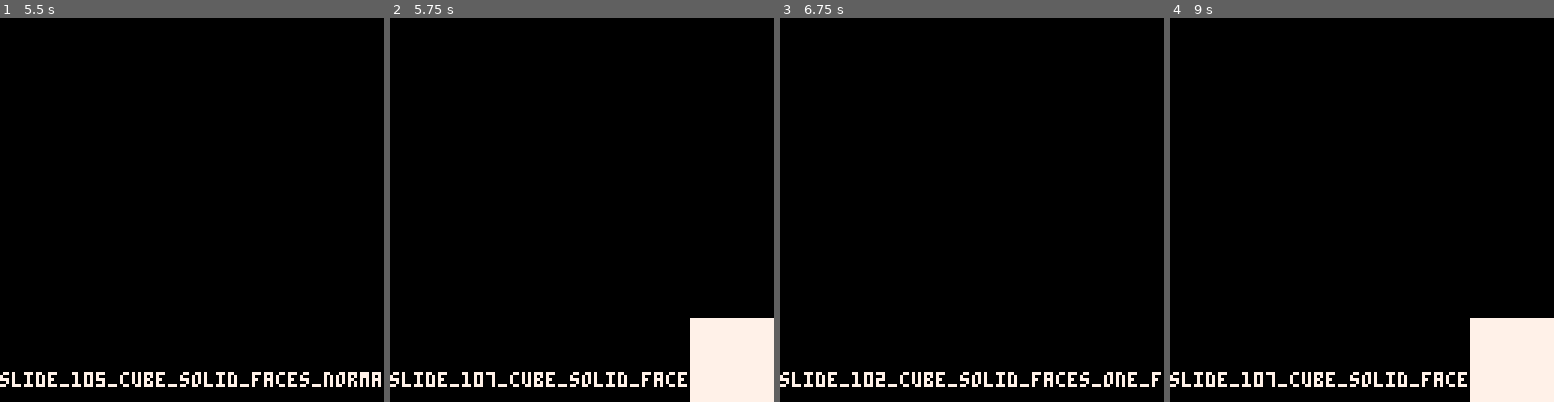
Above: before the commit, frames 1-4 (left to right).
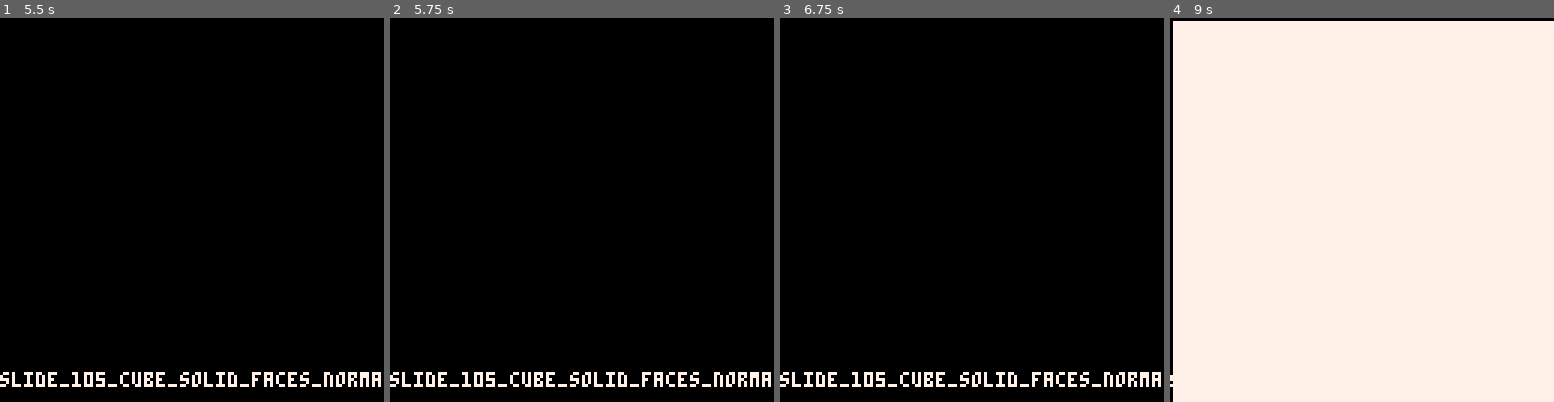
Above: after the commit, the same moments.

Repository: MiniMechMedia/pico8-games
Game: PICO-8 cartridge carts/graphics-with-pico8/game-template.p8
The game is run twice, just before and just after one commit, with the same random seed, the same clock (stepped at 60 frames per second) and the same inputs.
Inputs:
- Up to frame 1 (5.5 s): hold Right 2.33-3.33 s; hold Right 3.38-4.22 s; hold Right from 4.72 s (still down)
- Up to frame 2 (5.75 s): release Right at 5.72 s
- Up to frame 3 (6.75 s): hold Left from 6.15 s (still down)
- Up to frame 4 (9 s): release Left at 6.98 s; hold Right 7.03-8.03 s; hold Right 8.08-8.92 s

Frame 1 is identical in both runs. In frame 2, 4.4% of the frame differs, in the area x 25-100%, y 78-100%; in frame 3, 0.2%; in frame 4, 92%, in the area x 0-100%, y 0-100%.

Commit message:
ok why isn't it working???:

Diff:
--- /dev/null
+++ b/carts/graphics-with-pico8/polygon-example.p8
@@ -0,0 +1,406 @@
+pico-8 cartridge // http://www.pico-8.com
+version 41
+__lua__
+--base
+
+gs = nil
+
+dirs = {
+	left = 0,
+	right = 1,
+	up = 2,
+	down = 3,
+	z = 4,
+	x = 5
+}
+
+gameOverWin = 'win'
+gameOverLose = 'lose'
+
+function subinit()
+
+end
+
+function _init()
+	gs = {
+		isGameOver = false,
+		isDrawGameOver = false,
+		restartGameDelay = 1,
+		shouldDelayRestart = function(self)
+			if self.endTime == nil then
+				return false
+			end
+
+			return time() - self.endTime <= self.restartGameDelay
+		end,
+		gameOverState = nil,
+		startTime = time(),
+		endTime = nil,
+		currentAnimation = nil
+	}
+
+	subinit()
+end
+
+function rndrange(_min, _max)
+	local diff = _max - _min
+	return _min + diff * rnd()
+end
+
+metaTable = {
+	__add = function(v1, v2)
+		return vec2(v1.x + v2.x, v1.y + v2.y)
+	end,
+	__sub = function(v1, v2)
+		return vec2(v1.x - v2.x, v1.y - v2.y)
+	end,
+	__mul = function(s, v)
+		if type(s) == 'table' then
+			s,v = v,s
+		end
+
+		return vec2(s * v.x, s * v.y)
+	end,
+	__div = function(v, s)
+		return vec2(v.x / s, v.y / s)
+	end,
+	__eq = function(v1, v2)
+		return v1.x == v2.x and v1.y == v2.y
+	end
+}
+
+function vec2fromAngle(ang)
+	return vec2(cos(ang), sin(ang))
+end
+
+function vecFromDir(dir)
+	if dir == dirs.left then
+		return vec2(-1, 0)
+	elseif dir == dirs.right then
+		return vec2(1, 0)
+	elseif dir == dirs.up then
+		return vec2(0, -1)
+	elseif dir == dirs.down then
+		return vec2(0, 1)
+	else
+		assert(false)
+	end
+end
+
+function modInc(x, mod)
+	return (x + 1) % mod
+end
+
+function modDec(x, mod)
+	return (x - 1) % mod
+end
+
+function vec2(x, y)
+	local ret = {
+		x = x,
+		y = y,
+		norm = function(self)
+			return vec2fromAngle(atan2(self.x, self.y))
+		end,
+		squareDist = function(self, other)
+			return max(abs(self.x - other.x), abs(self.y - other.y))
+		end,
+		taxiDist = function(self, other)
+			return abs(self.x - other.x) + abs(self.y - other.y)
+		end,
+		-- Beware of using this on vectors that are more than 128 away
+		eucDist = function(self, other)
+			local dx = self.x - other.x
+			local dy = self.y - other.y
+			-- return sqrt(dx * dx + dy * dy)
+			return approx_magnitude(dx, dy)
+		end,
+		isWithin = function(self, other, value)
+			return self:taxiDist(other) <= value and
+				self:eucDist(other) <= value
+		end,
+		isOnScreen = function(self, extra)
+			if extra == nil then extra = 0 end
+
+			return extra <= self.x and self.x <= 128 - extra
+				and extra <= self.y and self.y <= 128 - extra
+		end,
+		length = function(self)
+			return self:eucDist(vec2(0, 0))
+		end,
+		angle = function(self)
+			return atan2(self.x, self.y)
+		end
+	}
+
+	setmetatable(ret, metaTable)
+
+	return ret
+end
+
+
+function hasAnimation()
+	return gs.currentAnimation != nil and costatus(gs.currentAnimation) != 'dead'
+end
+
+function acceptInput()
+
+end
+
+function _update()
+	if gs.isGameOver then
+		if gs.endTime == nil then
+			gs.endTime = t()
+		end
+		-- Restart
+		if not gs:shouldDelayRestart() then
+			if btnp(dirs.x) then
+				_init()
+			end
+		end
+		return
+	end
+
+	if hasAnimation() then
+		local active, exception = coresume(gs.currentAnimation)
+		if exception then
+			stop(trace(gs.currentAnimation, exception))
+		end
+
+		return
+	end
+
+	acceptInput()
+
+end
+
+function drawGameOverWin()
+
+end
+
+function drawGameOverLose()
+	color(7)
+	if not gs:shouldDelayRestart() then
+		print('\n press ❎ to play again')
+	end
+end
+function subdraw()
+
+end
+
+function _draw()
+	-- cls(0)
+	if gs.isGameOver then
+		if gs.isDrawGameOver then
+			if gs.gameOverState == gameOverWin then
+				drawGameOverWin()
+			else
+				drawGameOverLose()
+			end
+			return
+		else
+			gs.isDrawGameOver = true
+		end
+	end
+
+	-- Draw
+	subdraw()
+end
+-->8
+--cube rasterize
+
+function vec3(x,y,z)
+    return {
+        x=x,y=y,z=z
+    }
+end
+
+function polygon(vertex_list)
+    return {
+        vertex_list = vertex_list
+    }
+end
+
+function dot(u, v)
+    return u.x*v.x + u.y*v.y
+end
+
+function world_to_screen(world)
+    return {
+        x=world.x*32+64,
+        y=world.y*32+64
+    }
+end
+
+-- Assuming vec2
+function point_in_polygon(vertex_list, point)
+    local num_vertices = #vertex_list
+    for i=1, num_vertices do
+        local a = world_to_screen(vertex_list[i])
+        local b = world_to_screen(vertex_list[(i % num_vertices) + 1])
+
+        local edge_x, edge_y = b.x - a.x, b.y - a.y
+        local normal_x, normal_y = edge_y, -edge_x
+        local point_x, point_y = point.x - a.x, point.y - a.y
+        -- print(normal_x)
+        -- local dotProduct = dot(normalVector, pointVector)
+        local dot = normal_x * point_x + normal_y * point_y
+        -- print(dot)
+        if dot < 0 then
+            return false -- Point is outside the polygon
+        end
+    end
+    return true -- Point is inside the polygon
+end
+
+local cubeFaces = {
+    polygon({vec3(-1,-1,-1), vec3(-1,1,-1), vec3(1,1,-1), vec3(1,-1,-1)}),
+    polygon({vec3(-1,-1,-1), vec3(-1,1,-1), vec3(1,1,-1), vec3(1,-1,-1)}),
+    polygon({vec3(-1,-1,-1), vec3(-1,1,-1), vec3(1,1,-1), vec3(1,-1,-1)}),
+    polygon({vec3(-1,-1,-1), vec3(-1,1,-1), vec3(1,1,-1), vec3(1,-1,-1)}),
+    polygon({vec3(-1,-1,-1), vec3(-1,1,-1), vec3(1,1,-1), vec3(1,-1,-1)}),
+    polygon({vec3(-1,-1,-1), vec3(-1,1,-1), vec3(1,1,-1), vec3(1,-1,-1)}),
+    -- {x = 0, y = 0, z = 0}, -- Vertex 0
+    -- {x = 1, y = 0, z = 0}, -- Vertex 1
+    -- {x = 1, y = 0, z = 1}, -- Vertex 3, revisiting through the cube
+    -- {x = 1, y = 0, z = 0}, -- Vertex 1, backtrack
+    -- {x = 1, y = 1, z = 0}, -- Vertex 5, moving up
+    -- {x = 1, y = 1, z = 1}, -- Vertex 7, across the top
+    -- {x = 0, y = 1, z = 1}, -- Vertex 6, completing top face traversal
+    -- {x = 0, y = 0, z = 1}, -- Vertex 2, moving down
+    -- {x = 1, y = 0, z = 1}, -- Vertex 3, completing bottom face traversal
+    -- {x = 1, y = 1, z = 1}, -- Vertex 7, diagonally across the cube
+    -- {x = 1, y = 1, z = 0}, -- Vertex 5, backtrack on the top face
+    -- {x = 0, y = 1, z = 0}, -- Vertex 4, completing top face traversal
+    -- {x = 0, y = 0, z = 0}, -- Vertex 0, moving down
+}
+
+function fillPolygon(polygon)
+    for v in all(polygon.vertex_list) do
+        line(v.x * 32 + 64, v.y* 32 + 64, 7)
+    end
+    for x=0,128 do
+        for y=0,128 do
+           if point_in_polygon(polygon.vertex_list, {x=x,y=y}) then
+                pset(x,y,7)
+           end
+        end
+    end
+end
+
+function subdraw()
+    cls()
+    for face in all(cubeFaces) do
+        fillPolygon(face)
+    end
+    -- fillPolygon(cubeFaces[1])
+end
+-->8
+-- function _draw()
+-- 	cls()
+-- 	for point in all({
+-- 		{x=0,y=0},
+-- 		{x=0,y=1},
+-- 		{x=1,y=1},
+-- 		{x=1,y=0}
+-- 	}) do
+-- 		line(point.x*60, point.y*60)
+-- 		flip()
+-- 	end
+-- end
+local cubeVertices = {
+    {x = 0, y = 0, z = 0}, -- 000
+    {x = 1, y = 0, z = 0}, -- 001
+    {x = 1, y = 1, z = 0}, -- 011
+    {x = 0, y = 1, z = 0}, -- 010
+    {x = 0, y = 1, z = 1}, -- 110
+    {x = 1, y = 1, z = 1}, -- 111
+    {x = 1, y = 0, z = 1}, -- 101
+    {x = 0, y = 0, z = 1}, -- 100
+}
+
+local cubePath = {
+    {x = 0, y = 0, z = 0}, -- Vertex 0
+    {x = 1, y = 0, z = 0}, -- Vertex 1
+    {x = 1, y = 0, z = 1}, -- Vertex 3, revisiting through the cube
+    {x = 1, y = 0, z = 0}, -- Vertex 1, backtrack
+    {x = 1, y = 1, z = 0}, -- Vertex 5, moving up
+    {x = 1, y = 1, z = 1}, -- Vertex 7, across the top
+    {x = 0, y = 1, z = 1}, -- Vertex 6, completing top face traversal
+    {x = 0, y = 0, z = 1}, -- Vertex 2, moving down
+    {x = 1, y = 0, z = 1}, -- Vertex 3, completing bottom face traversal
+    {x = 1, y = 1, z = 1}, -- Vertex 7, diagonally across the cube
+    {x = 1, y = 1, z = 0}, -- Vertex 5, backtrack on the top face
+    {x = 0, y = 1, z = 0}, -- Vertex 4, completing top face traversal
+    {x = 0, y = 0, z = 0}, -- Vertex 0, moving down
+}
+
+math = {
+	cos=cos,
+	sin=sin
+}
+
+
+local square = {
+		{x=0,y=0},
+		{x=0,y=1},
+		{x=1,y=1},
+		{x=1,y=0}
+	}
+
+cls()
+function subdraw2()
+	cls()
+	local count = 0
+	for point in all(cubePath) do
+		count += 1
+		-- line(point.x*60+30, point.y*60+30)
+		a = t()/6
+
+		-- p = point
+		p = {
+			x=point.x-.5,
+			y=point.y-.5,
+			z=point.z-.5
+		}
+
+		x,y,z=p.x,p.y,p.z+1.2
+		x = (z * sin(a) + cos(a) * math.cos(a) * x - math.cos(a) * math.sin(a) * y)
+	    y = (math.sin(a) * x + math.cos(a) * y)
+
+		x,y=x/z,y/z
+
+	    -- line((p.z*sin(a)+cos(a)*cos(a)*p.x-cos(a)*sin(a)*p.y)*60+60,(sin(a)*p.x+cos(a)*p.y)*60+60,7)
+
+
+		x,y,z = x*60+60,y*60+60,z*60+60
+
+	    line(x,y)
+
+	    -- line((p.z*sin(a)+cos(a)*cos(a)*p.x-cos(a)*sin(a)*p.y)*60+60,(sin(a)*p.x+cos(a)*p.y)*60+60,7)
+	    -- if count == 8 then
+		--     circfill((p.z*sin(a)+cos(a)*cos(a)*p.x-cos(a)*sin(a)*p.y)*60+60,(sin(a)*p.x+cos(a)*p.y)*60+60,3,8)
+		-- end
+		-- flip()
+		-- yield()
+	end
+	-- gs.currentAnimation = cocreate(function()
+	-- 	for point in all({
+	-- 		{x=0,y=0},
+	-- 		{x=0,y=1},
+	-- 		{x=1,y=1},
+	-- 		{x=1,y=0}
+	-- 	}) do
+	-- 		line(point.x*60, point.y*60)
+	-- 		-- flip()
+	-- 		-- yield()
+	-- 	end
+	-- end)
+end
+__gfx__
+00000000000000000000000000000000000000000000000000000000000000000000000000000000000000000000000000000000000000000000000000000000
+00000000000000000000000000000000000000000000000000000000000000000000000000000000000000000000000000000000000000000000000000000000
+00700700000000000000000000000000000000000000000000000000000000000000000000000000000000000000000000000000000000000000000000000000
+00077000000000000000000000000000000000000000000000000000000000000000000000000000000000000000000000000000000000000000000000000000
+00077000000000000000000000000000000000000000000000000000000000000000000000000000000000000000000000000000000000000000000000000000
+00700700000000000000000000000000000000000000000000000000000000000000000000000000000000000000000000000000000000000000000000000000
--- a/carts/graphics-with-pico8/slide_107_cube_solid_faces_one_face_solid.lua
+++ b/carts/graphics-with-pico8/slide_107_cube_solid_faces_one_face_solid.lua
@@ -8,7 +8,7 @@
             }
         ),
     }
-
+    c = 2
     for obj in all(objects) do
         for face in all(obj.mesh) do
             local normals = {}
@@ -29,7 +29,8 @@
                     local mag = sqrt(edge_x*edge_x + edge_y*edge_y)
                     n = {x=-edge_y/mag, y=edge_x/mag}
                     add(normals, n)
-
+                    -- color(c)
+                    -- c+=1
                     line(screen_x, screen_y, last_vertex.x, last_vertex.y)
                     line(screen_x, screen_y, screen_x + n.x * 10, screen_y + n.y * 10)
                 end
@@ -41,8 +42,8 @@
             end
             line()
 
-            for x = 100, 128 do
-                for y = 100, 128 do
+            for x = 1, 128 do
+                for y = 1, 128 do
                     is_inside = true
                     for n in all(normals) do
                         dot = n.x * x + n.y * y
